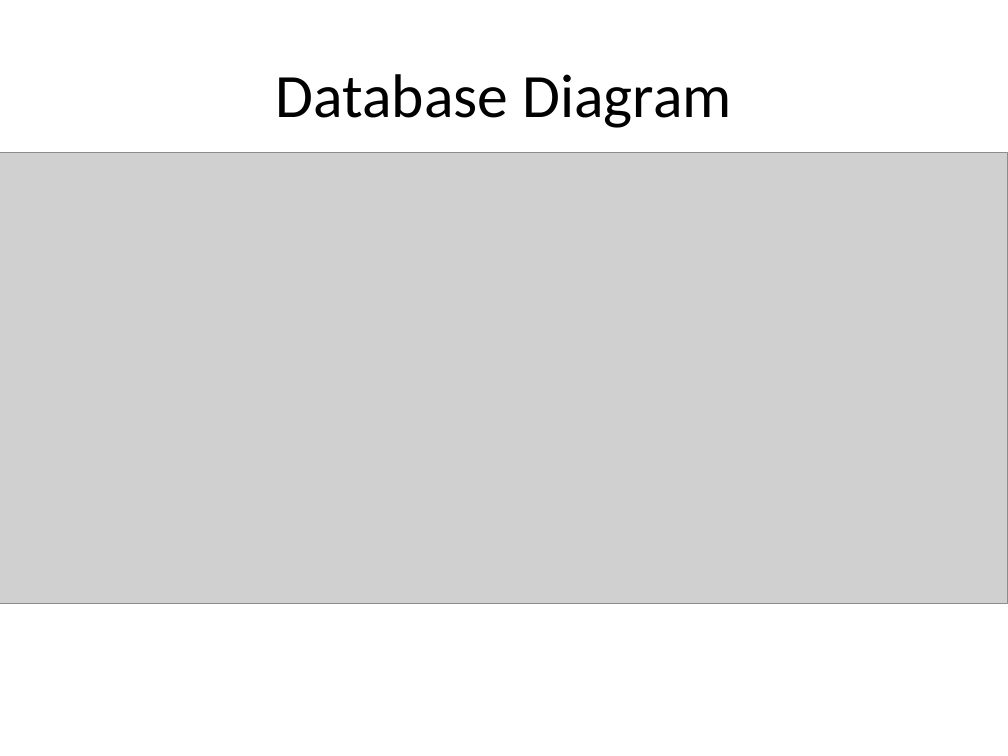
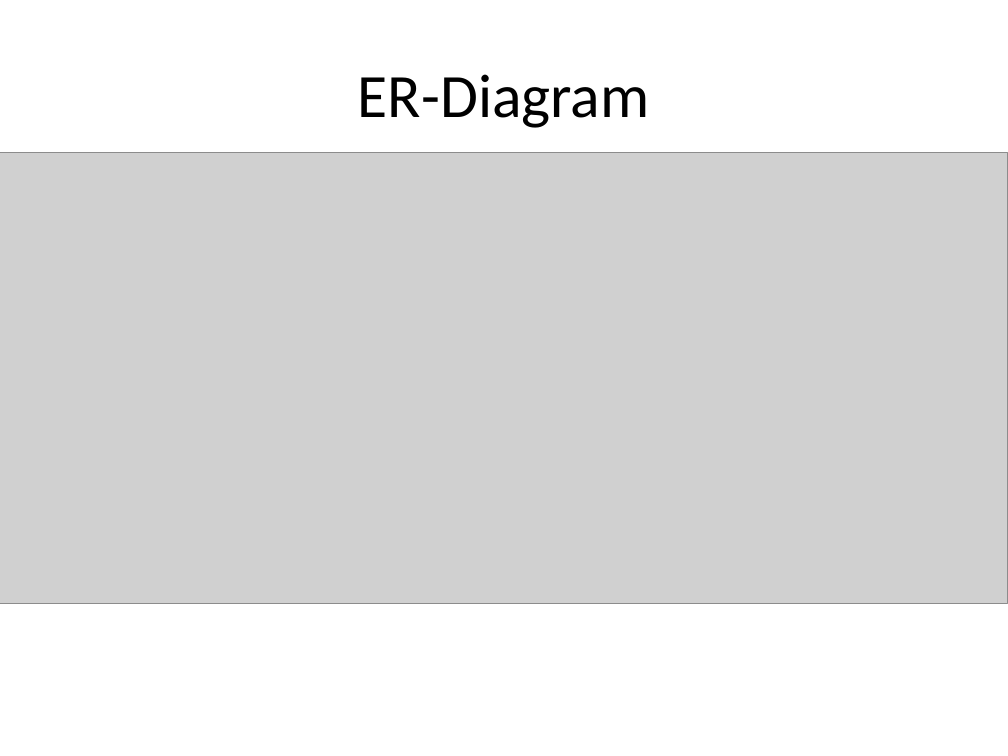
Before and after one commit to devdansty/LegalMatepk-, a slide deck: slide 26 of Documentation/presentation/07.1 - Progress Presentation_SDP1 - Filled.pptx (slide 25 before the commit). Drawn at 1008x756 pixels with LibreOffice and Linux fonts; fonts in the diff are those of the drawing; grey boxes stand for pictures; background and template pictures are left out. Boxes give left, top, right and bottom in pixels: in the first picture for what was removed or moved away, otherwise in the second. Text is boxed around its words. In the diff, an @@ line names an element or a change of style, - is before the commit and + after.

```diff
--- a/Documentation/presentation/07.1 - Progress Presentation_SDP1 - Filled.pptx
+++ b/Documentation/presentation/07.1 - Progress Presentation_SDP1 - Filled.pptx
@@ title at (358,74,650,128): text changed @@
-Database Diagram
+ER-Diagram
```
Also in this commit, not shown: 1 other slide changed, 4 slides added.
